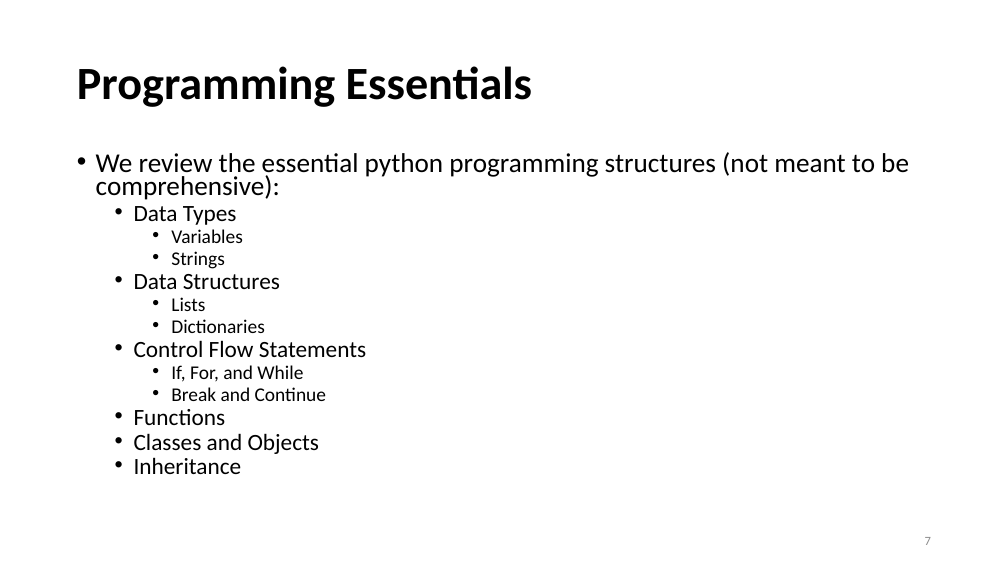
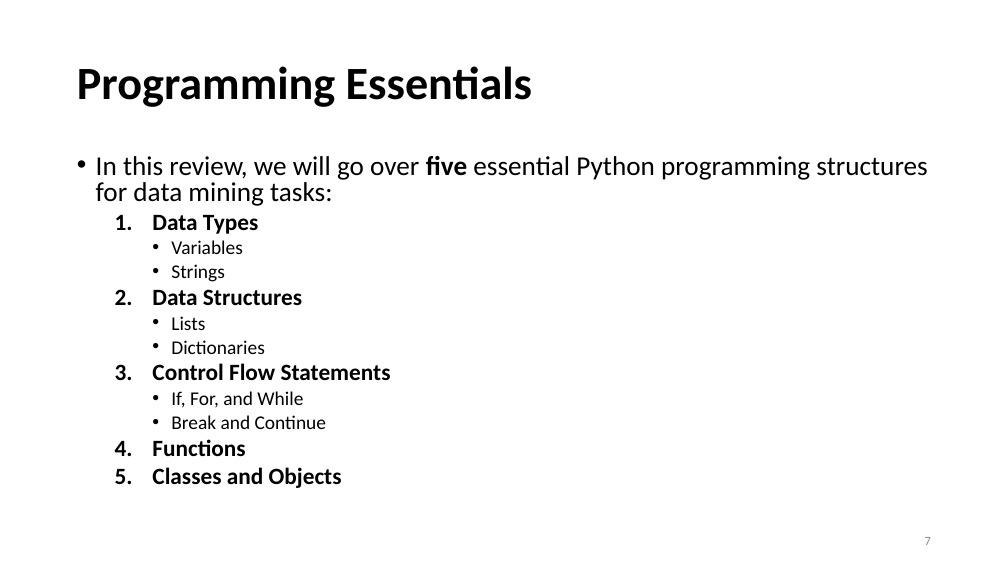
Before and after one commit to ailab-ua/courses, a slide deck: slide 7 of resources/PythonReview_1.pptx. Drawn at 1008x567 pixels with LibreOffice and Linux fonts; fonts in the diff are those of the drawing. Boxes give left, top, right and bottom in pixels: in the first picture for what was removed or moved away, otherwise in the second. Text is boxed around its words. In the diff, an @@ line names an element or a change of style, - is before the commit and + after.

Commit message:
Adding updated Python review slides.

```diff
--- a/resources/PythonReview_1.pptx
+++ b/resources/PythonReview_1.pptx
@@ text at (96, 156, 927, 206): text changed @@
-• We review the essential python programming structures (not meant to be comprehensive):
+• In this review, we will go over five essential Python programming structures for data mining tasks:
@@ text at (152, 215, 391, 488): bold on in "Data Types", "Data Structures", "Control Flow Statements", "Functions" and 1 more places; bullet • to 1.; line spacing 0.7 to 0.8 @@
@@ text at (134, 457, 242, 474): paragraph removed @@
-  • Inheritance
```
Also in this commit, not shown: 21 other slides changed, 1 slide added, 3 slides removed.
